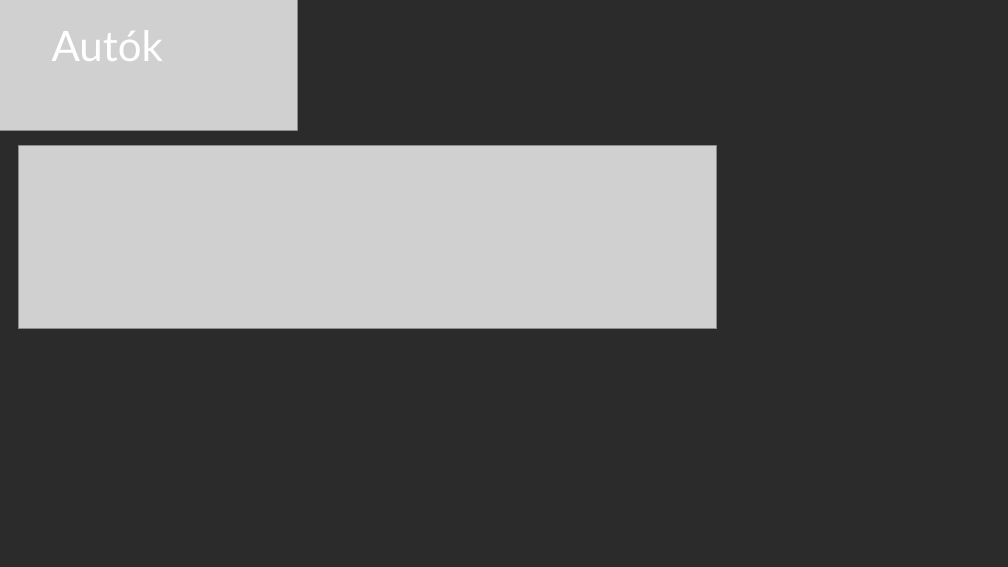
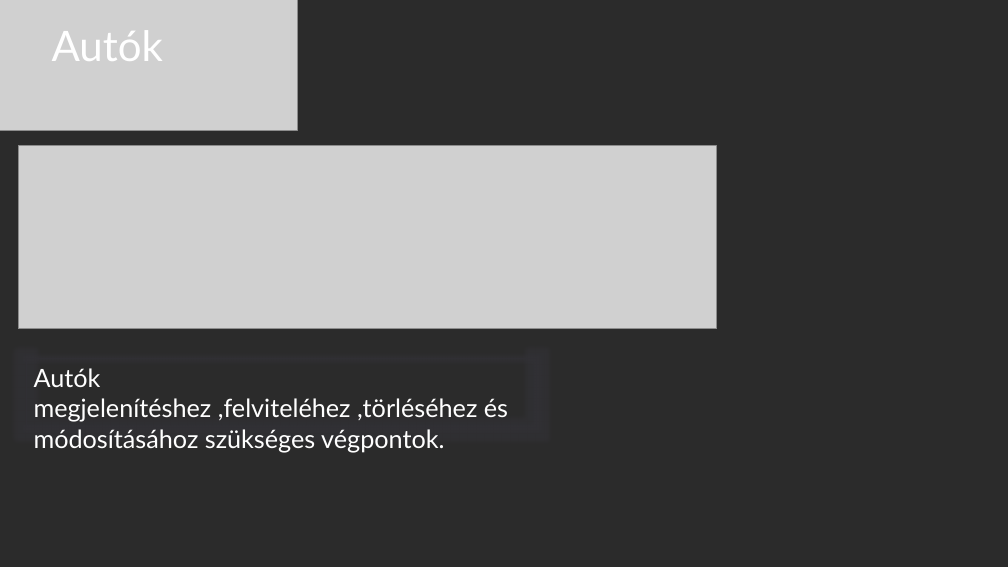
Before and after one commit to ponuzsr/vizsgaremek, a slide deck: slide 22 of Vizsgaremek_Ppt.pptx (slide 23 before the commit). Drawn at 1008x567 pixels with LibreOffice and Linux fonts; fonts in the diff are those of the drawing; grey boxes stand for pictures; background and template pictures are left out; a plain dark background stands for a picture behind light text. Boxes give left, top, right and bottom in pixels: in the first picture for what was removed or moved away, otherwise in the second. Text is boxed around its words. In the diff, an @@ line names an element or a change of style, - is before the commit and + after.

```diff
--- a/Vizsgaremek_Ppt.pptx
+++ b/Vizsgaremek_Ppt.pptx
@@ rectangle added at box(26, 359, 537, 428), outline #302F34 0.75 pt, 24 pt, text #FFFFFF @@
+Autók megjelenítéshez ,felviteléhez ,törléséhez és módosításához szükséges végpontok.
```
Also in this commit, not shown: 4 other slides changed, 2 slides added.
